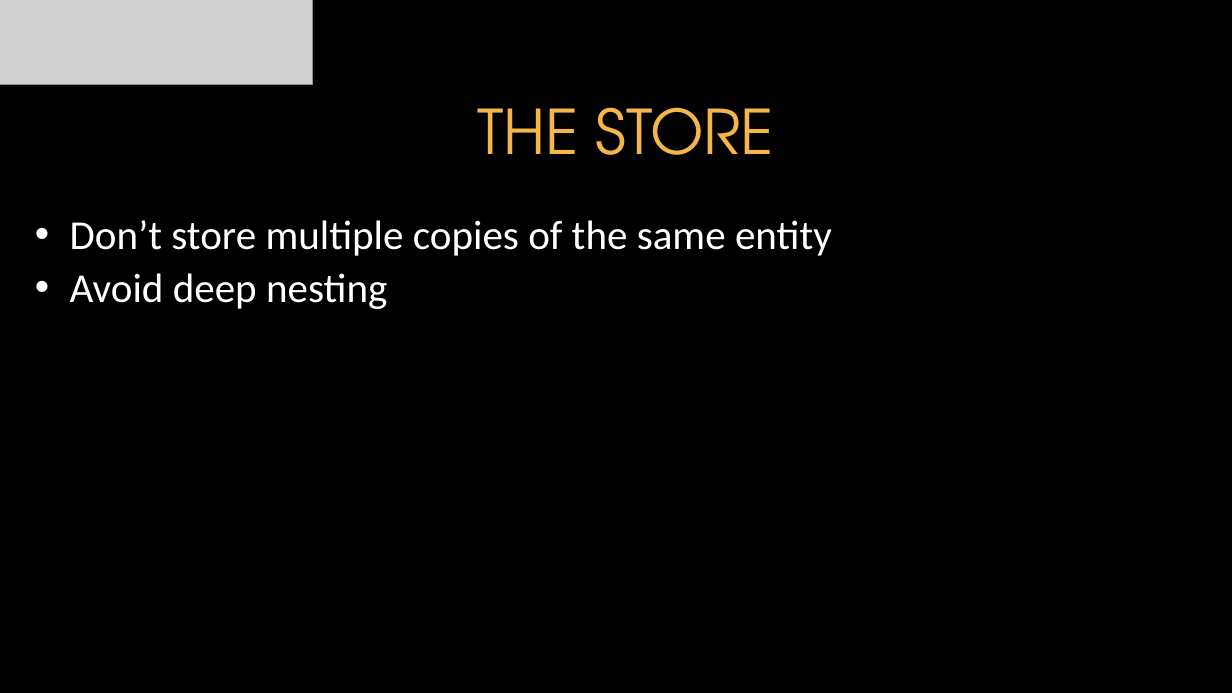
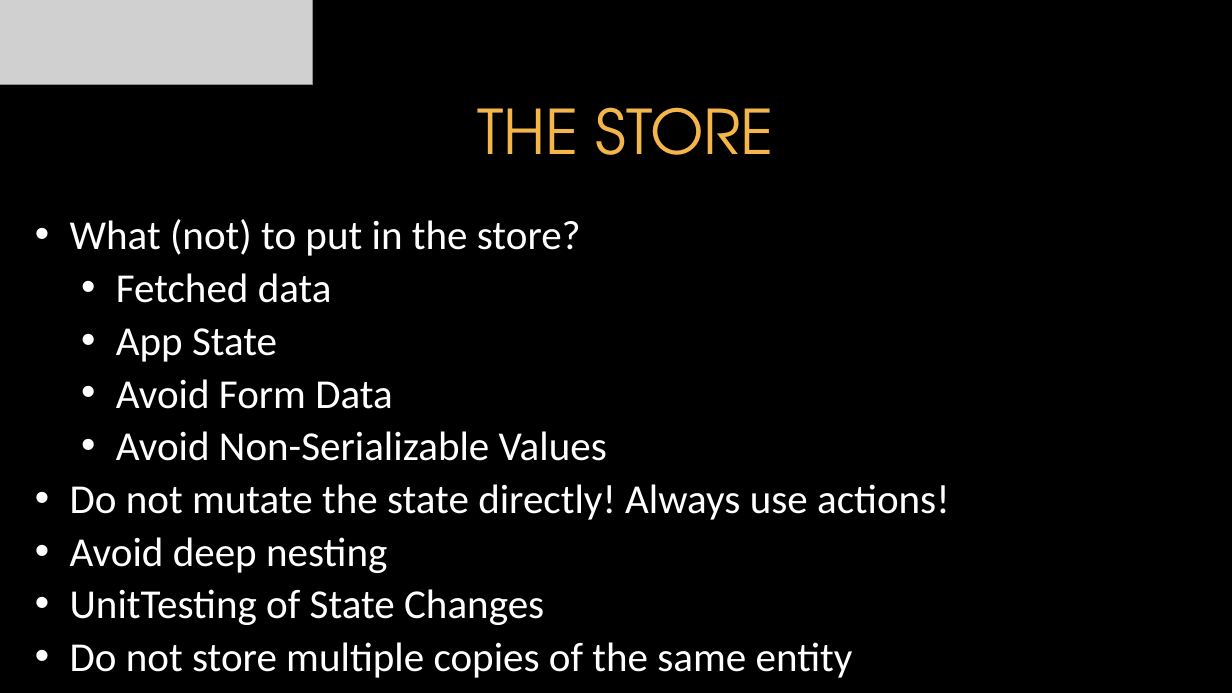
Before and after one commit to itenium-be/Redux, a slide deck: slide 5 of Redux.pptx (slide 7 before the commit). Drawn at 1232x693 pixels with LibreOffice and Linux fonts; fonts in the diff are those of the drawing; grey boxes stand for pictures; background and template pictures are left out. Boxes give left, top, right and bottom in pixels: in the first picture for what was removed or moved away, otherwise in the second. Text is boxed around its words. In the diff, an @@ line names an element or a change of style, - is before the commit and + after.

Commit message:
powerpoint

```diff
--- a/Redux.pptx
+++ b/Redux.pptx
@@ text at <box>70,219,949,520</box>: text changed @@
-• Don’t store multiple copies of the same entity
+• What (not) to put in the store?
+  • Fetched data
+  • App State
+  • Avoid Form Data
+  • Avoid Non-Serializable Values
+• Do not mutate the state directly! Always use actions!
@@ text at <box>70,589,853,678</box>: paragraphs added @@
+• UnitTesting of State Changes
+• Do not store multiple copies of the same entity
```
Also in this commit, not shown: 2 other slides changed, 6 slides added, 4 slides removed.
